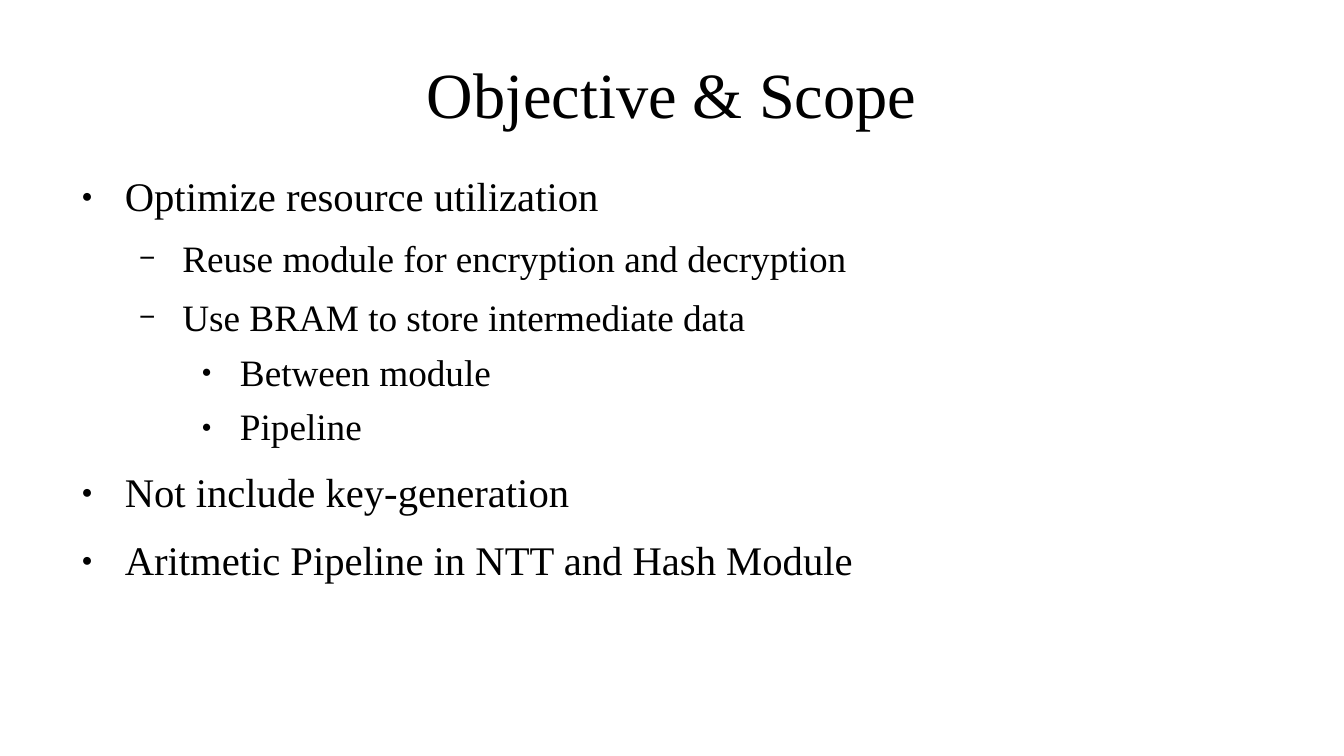
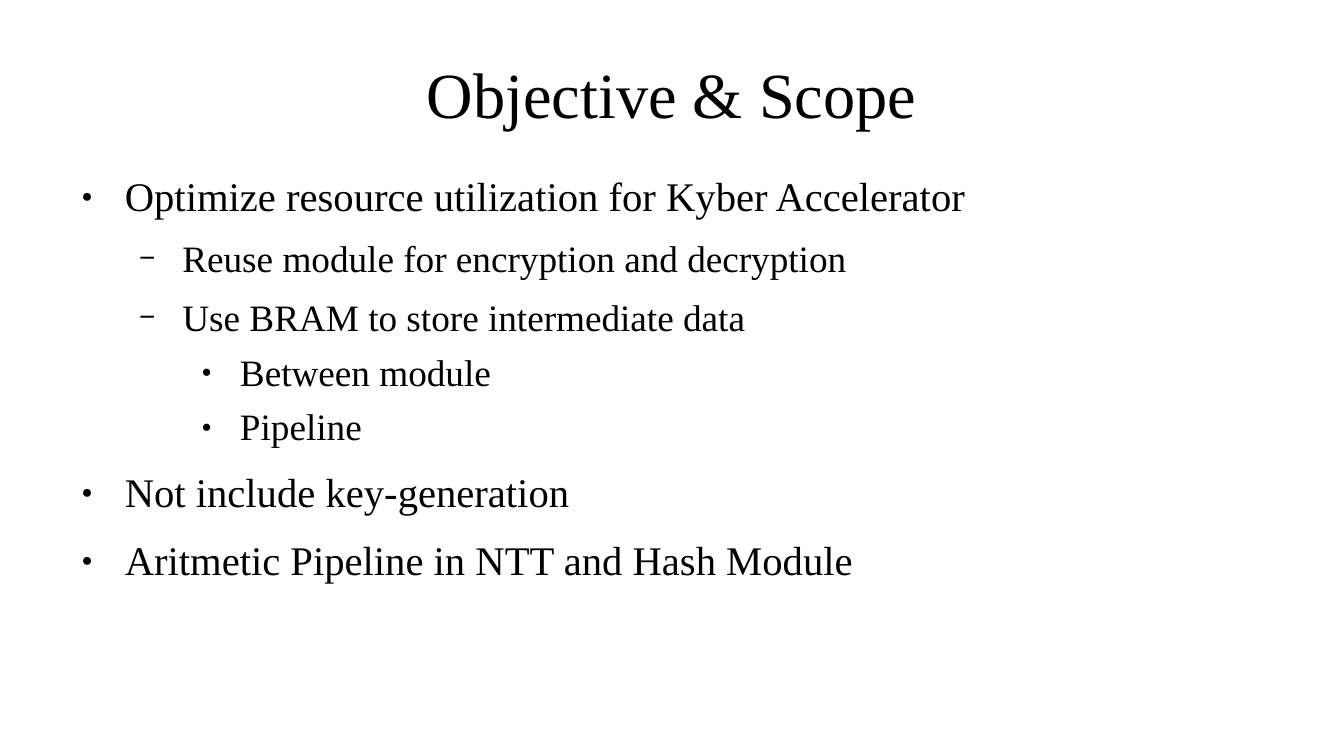
Before and after one commit to NitchayaninT/post-quantum-cryptography-accelerator, a slide deck: slide 3 of workspace/phil/purehardware.odp (slide 4 before the commit). Drawn at 1344x756 pixels with LibreOffice and Linux fonts; fonts in the diff are those of the drawing. Boxes give left, top, right and bottom in pixels: in the first picture for what was removed or moved away, otherwise in the second. Text is boxed around its words. In the diff, an @@ line names an element or a change of style, - is before the commit and + after.

```diff
--- a/workspace/phil/purehardware.odp
+++ b/workspace/phil/purehardware.odp
@@ text at bbox=[125, 182, 965, 220]: text changed @@
-● Optimize resource utilization
+● Optimize resource utilization for Kyber Accelerator
```
Also in this commit, not shown: 6 other slides changed, 13 slides added, 2 slides removed, 1 other file.
